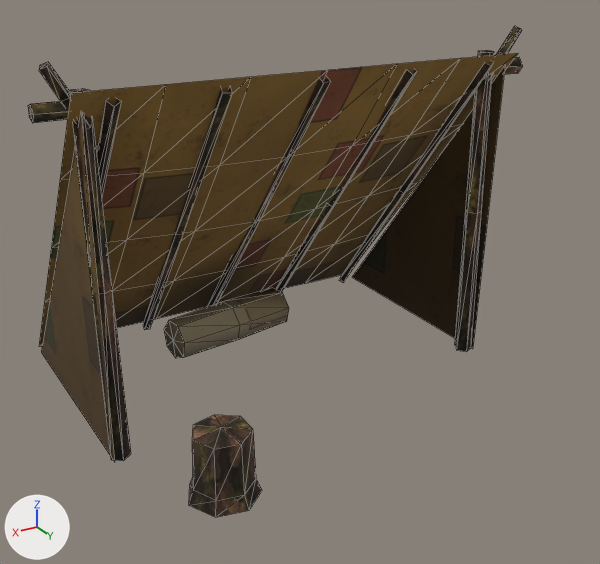
Renders of the glTF model assets/models/doodads/camp_lean_to.glb from each side of a commit.
The view is the same before and after, from a 50 mm lens placed at (2.39, 4.36, 2.72), pointed at (-0.02, 0.33, 0.71). Arrows for +X, +Y and +Z are at lower left; the lights stay in place. The picture after the commit comes second. Mesh edges are drawn as thin lines. Vertices at exactly the same position are counted once.

Script lines for the objects in view, before the commit:
```python
me_camp_lean_to = bpy.data.meshes.new('camp_lean_to')
me_camp_lean_to.from_pydata(...)  # 225 vertices, 342 faces; spans x -1.5..1.5, y -1.0..1.29, z -0.02..2.17
# faces by material slot: [250, 50, 42]
me_camp_lean_to.materials.append(mat_camp_lean_to_bark)
me_camp_lean_to.materials.append(mat_camp_lean_to_oilcloth)
me_camp_lean_to.materials.append(mat_camp_lean_to_canvas)
ob_camp_lean_to = bpy.data.objects.new('camp_lean_to', me_camp_lean_to)
ob_camp_lean_to.location = (0.0, 0.0, 0.0)
```
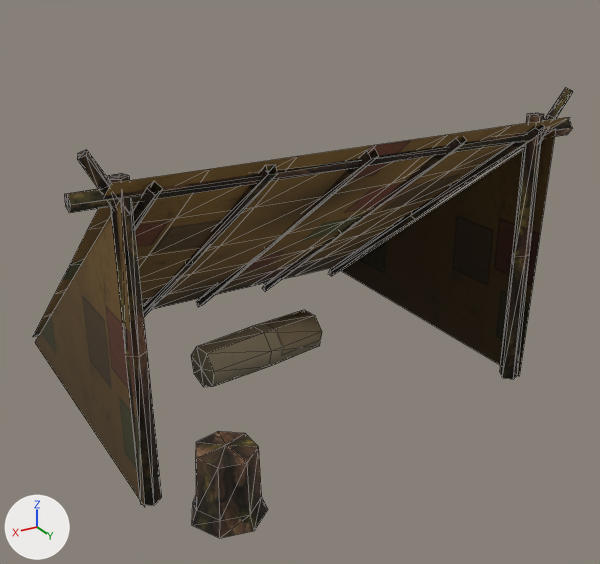
Where the change shows, as pixel boxes (x1, y1, x2, y2) in the pictures (600 x 564 px; the box of a moved part takes in the faces that stretch with it):
'camp_lean_to', reshaped (9% wider, 8% shorter): before (28, 26, 523, 518); after (33, 87, 573, 538)
part 1 of me_camp_lean_to, moved or reshaped: before (455, 50, 494, 352); after (500, 113, 544, 379)
part 2 of me_camp_lean_to, moved or reshaped: before (490, 26, 522, 78); after (540, 87, 573, 142)
part 3 of me_camp_lean_to, moved or reshaped: before (70, 88, 131, 461); after (108, 173, 162, 505)
part 4 of me_camp_lean_to, moved or reshaped: before (39, 62, 91, 128); after (77, 150, 130, 215)
part 5 of me_camp_lean_to, moved or reshaped: before (28, 57, 523, 123); after (64, 119, 573, 213)
part 6 of me_camp_lean_to, moved or reshaped: before (339, 61, 494, 283); after (328, 121, 544, 276)
part 7 of me_camp_lean_to, moved or reshaped: before (276, 69, 417, 292); after (262, 136, 467, 292)
part 8 of me_camp_lean_to, moved or reshaped: before (207, 78, 331, 307); after (196, 150, 379, 307)
part 9 of me_camp_lean_to, moved or reshaped: before (143, 88, 232, 330); after (143, 165, 277, 317)
part 10 of me_camp_lean_to, moved or reshaped: before (97, 99, 121, 195); after (133, 182, 163, 230)
part 11 of me_camp_lean_to, moved or reshaped: before (189, 415, 262, 518); after (192, 431, 268, 538)
part 12 of me_camp_lean_to, moved or reshaped: before (164, 288, 289, 358); after (191, 310, 322, 387)
part 13 of me_camp_lean_to, rebuilt (12% wider, 25% shorter): before (39, 53, 518, 347); after (33, 117, 569, 337)
part 14 of me_camp_lean_to, rebuilt (40% wider, 13% shorter): before (352, 65, 505, 349); after (341, 129, 556, 376)
part 15 of me_camp_lean_to, rebuilt (50% wider, 12% shorter): before (41, 111, 114, 461); after (35, 200, 145, 507)

Patch to the scene script:
```diff
--- a/assets/models/doodads/camp_lean_to.glb.py
+++ b/assets/models/doodads/camp_lean_to.glb.py
@@ me_camp_lean_to @@
-me_camp_lean_to.from_pydata(...)  # 225 vertices, 342 faces; spans x -1.5..1.5, y -1.0..1.29, z -0.02..2.17
+me_camp_lean_to.from_pydata(...)  # 232 vertices, 354 faces; spans x -1.5..1.5, y -1.17..1.44, z -0.02..1.87
+# me_camp_lean_to part 1: the loose piece of 16 vertices spanning x -1.3..-1.18, y 0.44..0.56, z 0.0..2.02 is scaled about its middle by (1, 1, 0.851), then moved by (0.0, 0.45, -0.15)
+# me_camp_lean_to part 2: the loose piece of 13 vertices spanning x -1.45..-1.22, y 0.47..0.58, z 1.83..2.17 is moved by (0.0, 0.45, -0.3)
+# me_camp_lean_to part 3: the loose piece of 16 vertices spanning x 1.19..1.32, y 0.45..0.56, z 0.0..2.02 is scaled about its middle by (1, 1, 0.851), then moved by (0.0, 0.45, -0.15)
+# me_camp_lean_to part 4: the loose piece of 13 vertices spanning x 1.22..1.45, y 0.47..0.58, z 1.83..2.17 is moved by (0.0, 0.45, -0.3)
+# me_camp_lean_to part 5: the loose piece of 16 vertices spanning x -1.5..1.5, y 0.46..0.55, z 1.87..1.98 is moved by (0.0, 0.45, -0.3)
+# me_camp_lean_to part 6: the loose piece of 13 vertices spanning x -1.23..-1.12, y -0.97..0.65, z -0.02..2.0 is multiplied about its middle by the matrix ((1.09, -0.011, 0.006), (0.009, 1.057, 0.266), (-0.008, -0.266, 1.057)), then moved by (0.0, 0.14, -0.15)
+# me_camp_lean_to part 7: the loose piece of 13 vertices spanning x -0.61..-0.53, y -0.97..0.65, z -0.02..2.0 is turned -14.1 degrees about the x axis through its middle and scaled by 1.09, then moved by (0.0, 0.14, -0.15)
+# me_camp_lean_to part 8: the loose piece of 13 vertices spanning x -0.03..0.05, y -0.97..0.64, z -0.02..2.0 is turned -14.1 degrees about the x axis through its middle and scaled by 1.09, then moved by (0.0, 0.14, -0.15)
+# me_camp_lean_to part 9: the loose piece of 13 vertices spanning x 0.51..0.6, y -0.97..0.64, z -0.01..2.0 is turned -14.1 degrees about the x axis through its middle and scaled by 1.09, then moved by (0.0, 0.14, -0.15)
+# me_camp_lean_to part 10: the loose piece of 13 vertices spanning x 1.08..1.18, y -0.97..0.65, z -0.02..2.0 is turned -14.1 degrees about the x axis through its middle and scaled by 1.09, then moved by (0.0, 0.14, -0.15)
+# me_camp_lean_to part 11: the loose piece of 22 vertices spanning x 0.72..1.1, y 0.91..1.29, z 0.0..0.4 is moved by (0.05, 0.15, 0.0)
+# me_camp_lean_to part 12: the loose piece of 23 vertices spanning x -0.35..0.55, y -0.65..-0.25, z -0.01..0.28 is moved by (0.0, 0.45, 0.0)
+# me_camp_lean_to part 13: the loose piece of 35 vertices spanning x -1.35..1.35, y -1.0..0.65, z 0.02..2.04 is rebuilt with 42 vertices and now spans x -1.35..1.35, y -1.17..1.1, z 0.02..1.74
+# me_camp_lean_to part 14: the loose piece of 3 vertices spanning x -1.3, y -0.95..0.6, z 0.0..1.95 is rebuilt with 3 vertices and now spans x -1.3, y -1.12..1.05, z 0.0..1.65
+# me_camp_lean_to part 15: the loose piece of 3 vertices spanning x 1.3, y -0.95..0.6, z 0.0..1.95 is rebuilt with 3 vertices and now spans x 1.3, y -1.12..1.05, z 0.0..1.65
 me_camp_lean_to.materials.append(mat_camp_lean_to_bark)
```
